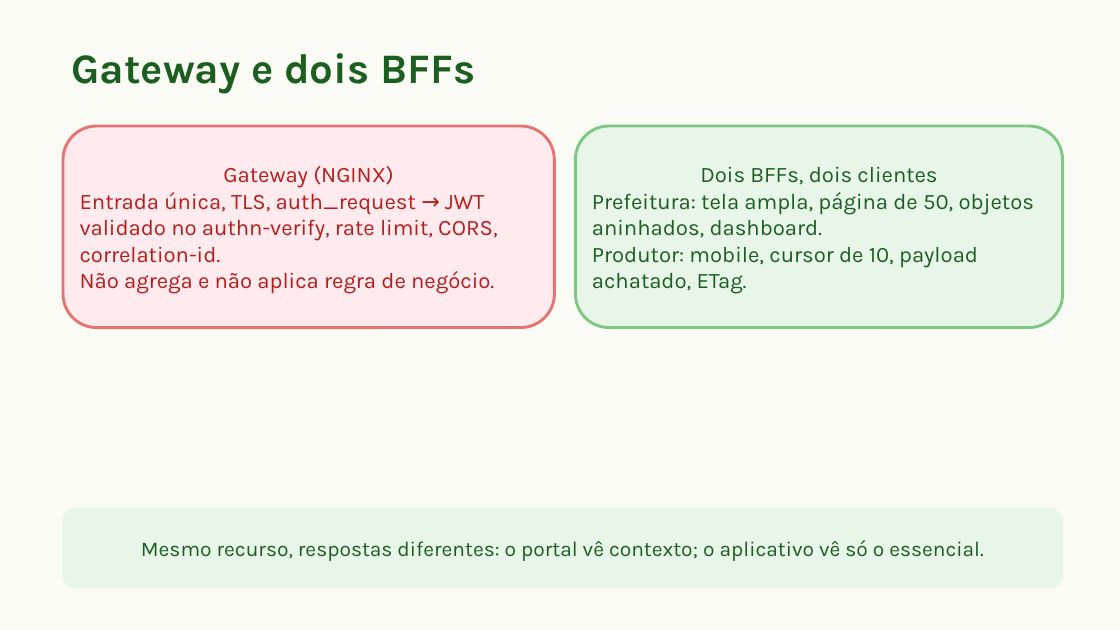
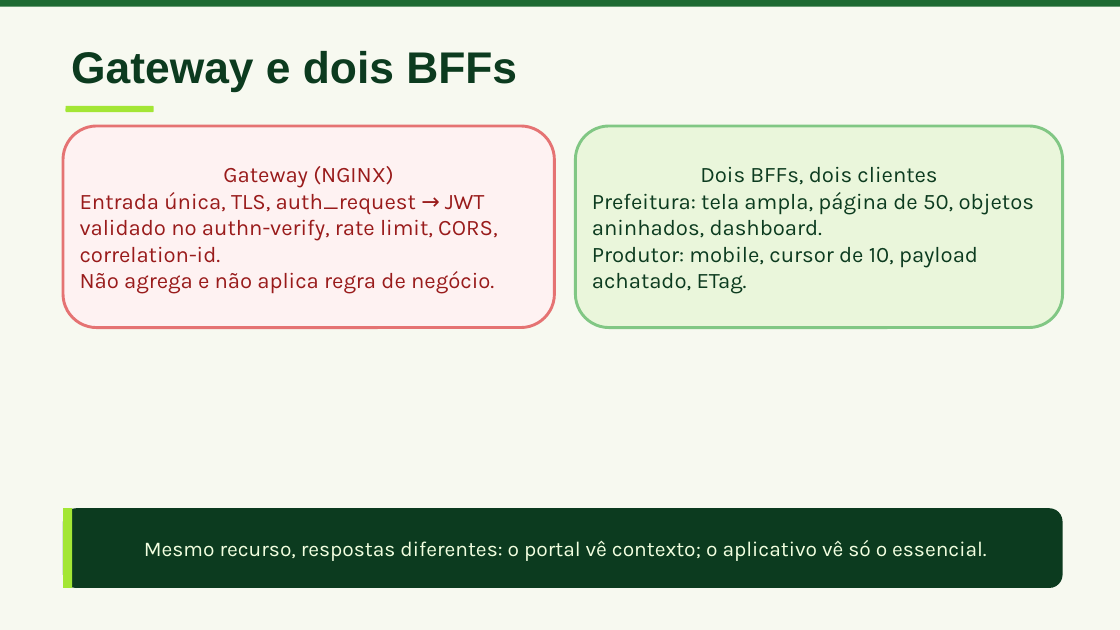
Before and after one commit to camidebem/CampoConecta, a slide deck: slide 6 of docs/parte2/slides.pptx. Drawn at 1120x630 pixels with LibreOffice and Linux fonts; fonts in the diff are those of the drawing. Boxes give left, top, right and bottom in pixels: in the first picture for what was removed or moved away, otherwise in the second. Text is boxed around its words. In the diff, an @@ line names an element or a change of style, - is before the commit and + after.

```diff
--- a/docs/parte2/slides.pptx
+++ b/docs/parte2/slides.pptx
@@ background #FBFBF6 to #F7F9F0 @@
@@ rectangle added at [0,0,1120,7], fill #1E6B33 @@
@@ text "Gateway e dois BFFs" at [71,51,517,92]: size 36 to 38 pt, font Karla to Arial, text colour #1B5E20 to #0C3B1F @@
@@ rounded rectangle added at [66,106,154,112], fill #A3E635 @@
@@ rounded rectangle "Gateway (NGINX)" at [63,126,555,328]: text colour #B71C1C to #991B1B; fill #FFEBEE to #FEF2F2 @@
@@ rounded rectangle "Dois BFFs, dois clientes" at [576,126,1063,328]: text colour #1B5E20 to #0C3B1F; fill #E8F5E9 to #EAF6DB @@
@@ rounded rectangle "Mesmo recurso, respostas diferentes: o ..." at [63,508,1063,588]: text colour #1B5E20 to #F2FFE0; fill #E8F5E9 to #0C3B1F; outline #E8F5E9 0.75 pt to none @@
@@ rectangle added at [63,508,72,588], fill #A3E635 @@
```
Also in this commit, not shown: 9 other slides changed, 2 other files.
